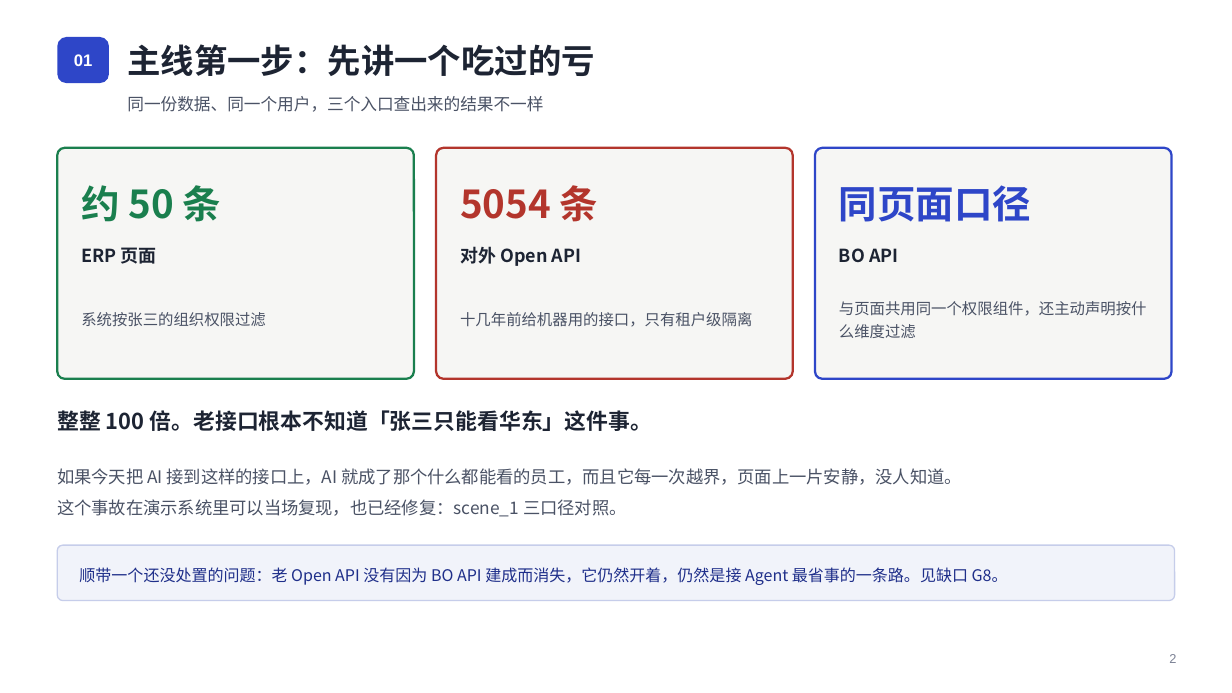
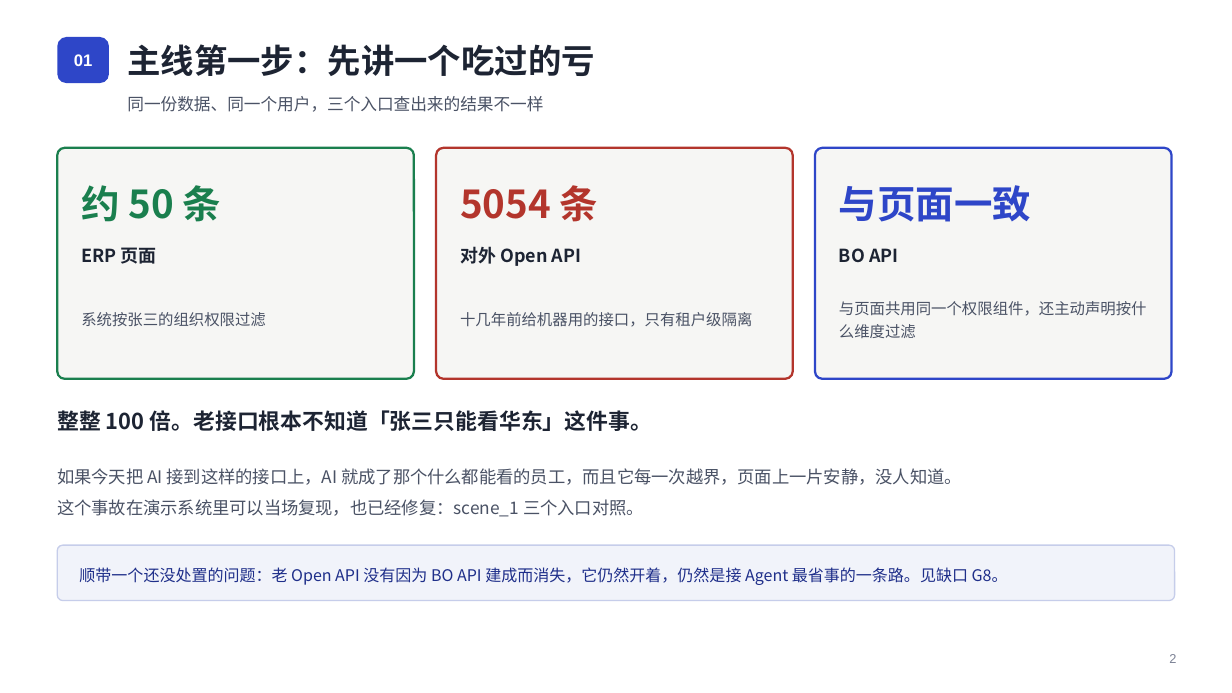
Before and after one commit to xiaohanarch/ERP-AI, a slide deck: slide 3 of docs/ERP-AI-L1参考架构-汇报版.pptx. Drawn at 1232x693 pixels with LibreOffice and Linux fonts; fonts in the diff are those of the drawing. Boxes give left, top, right and bottom in pixels: in the first picture for what was removed or moved away, otherwise in the second. Text is boxed around its words. In the diff, an @@ line names an element or a change of style, - is before the commit and + after.

Commit message:
docs: intro_v2 与汇报 PPT 黑话清理 —— 张力/口径/平价/对冲等 10 类术语换大白话
读者反馈「张力、口径这类词看不懂」，全文（HTML + PPT 31 页 + 两处源码注释
引用）统一替换为直白说法：

- 张力/张力点 → 冲突点（标题改「四个互相打架、需要表态的冲突点」）
- 口径 → 按语义拆分：权限标准 / 定义 / 定义层 / 与页面一致 /
  三个入口对照（三口径）/ 自动对账（口径互证）/ 含义（字段口径）等
- 平价 → 一致（权限平价测试 → 权限一致性测试；Java 注释同步改写）
- 对冲 → 保险（预埋对冲 → 预埋保险；替换的对冲 → 给终局替换留的保险）
- 锚点 → 基准（评测锚点 → 评测基准；版本锚点 → 版本标识；
  锚定 → 断言/锁定/引用 按语境）
- 收口 → 统一由网关接管；标的 → 示例；扇出 → 对外分发

统计：HTML 127 处（含跨标签隔断检查清零）、PPT 40 个文本 run
（XML 良构 + zip 完整性校验通过）；同步两处被文档引用的源码注释
（PermissionService.java 平价措辞、questions-capability.yaml 锚点用例）
保持文档引用与代码一致（均为注释行，无行为变更）

```diff
--- a/docs/ERP-AI-L1参考架构-汇报版.pptx
+++ b/docs/ERP-AI-L1参考架构-汇报版.pptx
@@ text at (839, 185, 1031, 222): text changed @@
-同页面口径
+与页面一致
@@ text at (57, 499, 644, 517): text changed @@
-这个事故在演示系统里可以当场复现，也已经修复：scene_1 三口径对照。
+这个事故在演示系统里可以当场复现，也已经修复：scene_1 三个入口对照。
```
Also in this commit, not shown: 21 other slides changed, 3 other files.
